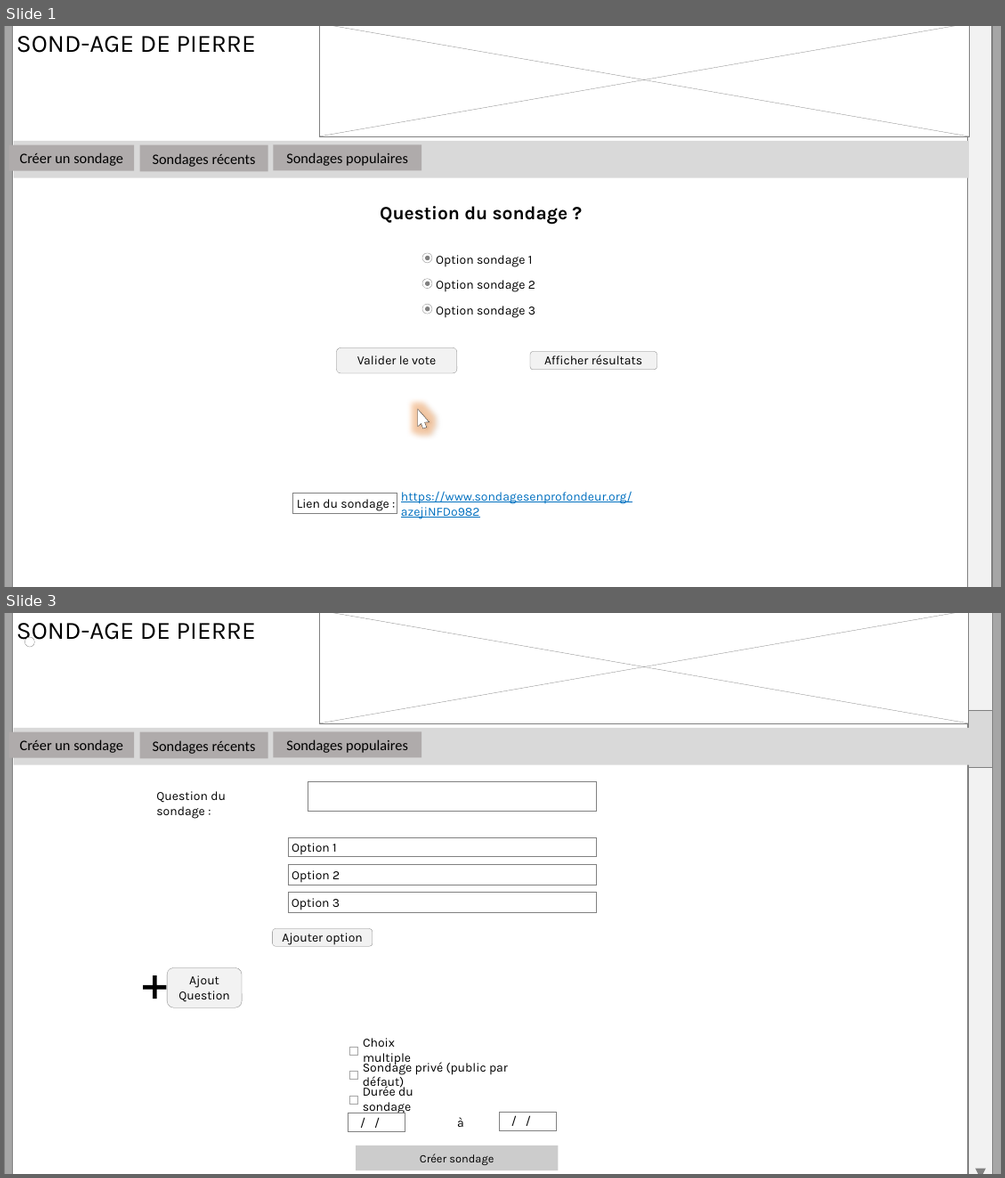
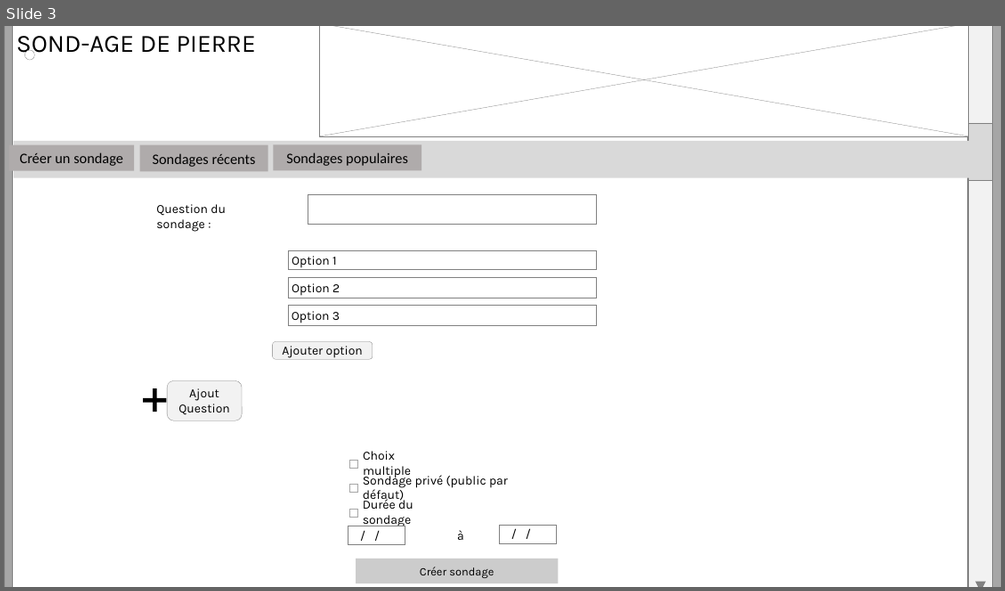
Before and after one commit to Benoroth/Projet-1-Sondage, a slide deck: Maquettage.pptx. Shown one above the other, each under a label of ours: slides 1 and 3 before the commit, slide 3 after it; the slides between them are not shown. The pictures are 1005x1178 and 1005x591 pixels, drawn with LibreOffice and Linux fonts; fonts in the diff are those of the drawing; background and template pictures are left out. Boxes give left, top, right and bottom in pixels: in the first picture for what was removed or moved away, otherwise in the second. Text is boxed around its words. In the diff, an @@ line names an element or a change of style, - is before the commit and + after.

```diff
--- a/Maquettage.pptx
+++ b/Maquettage.pptx
@@ slide 1 removed at <box>4,26,1001,587</box>, background #FFFFFF; not listed: 12 template elements that a slide beside it also shows @@
@@ text removed at <box>380,206,568,224</box> @@
-Question du sondage ?
@@ ellipse removed at <box>423,253,432,263</box> @@
@@ ellipse removed at <box>425,256,429,260</box> @@
@@ text removed at <box>436,255,533,267</box> @@
-Option sondage 1
@@ ellipse removed at <box>423,279,432,289</box> @@
@@ ellipse removed at <box>425,281,429,286</box> @@
@@ text removed at <box>436,280,535,292</box> @@
-Option sondage 2
@@ ellipse removed at <box>423,305,432,313</box> @@
@@ ellipse removed at <box>425,306,429,311</box> @@
@@ text removed at <box>436,305,535,318</box> @@
-Option sondage 3
@@ rounded rectangle removed at <box>337,347,457,373</box> @@
-Valider le vote
@@ rounded rectangle removed at <box>531,351,657,370</box> @@
-Afficher résultats
@@ freeform shape removed at <box>413,407,431,430</box> @@
@@ rectangle removed at <box>292,492,396,513</box> @@
-Lien du sondage :
@@ text removed at <box>401,491,632,519</box> @@
-https://www.sondagesenprofondeur.org/azejiNFDo982
```
Also in this commit, not shown: 1 slide added.
